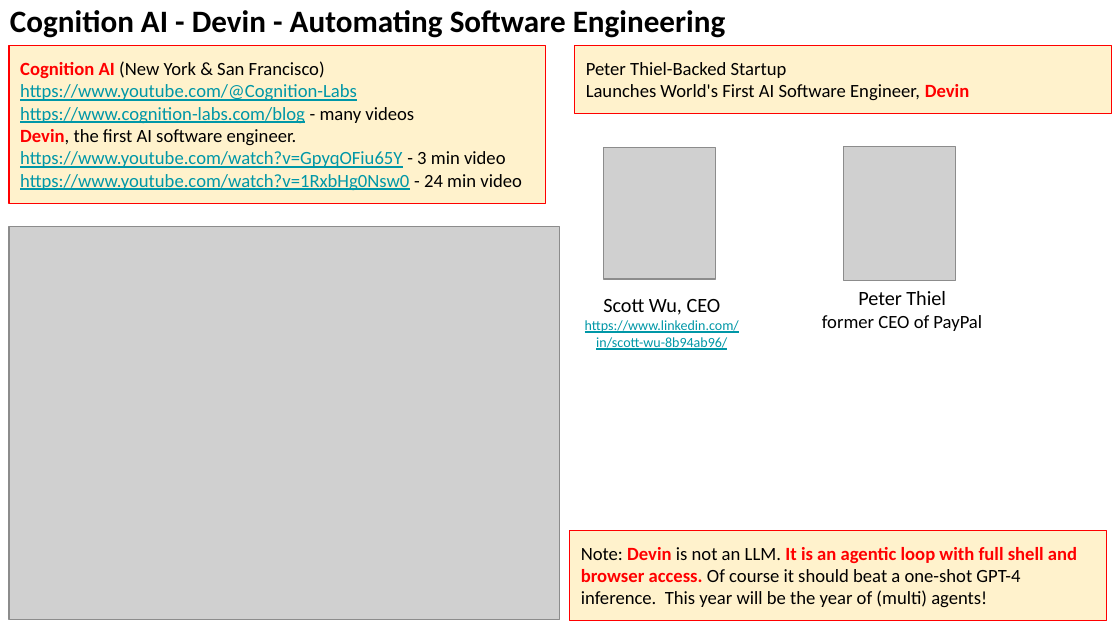
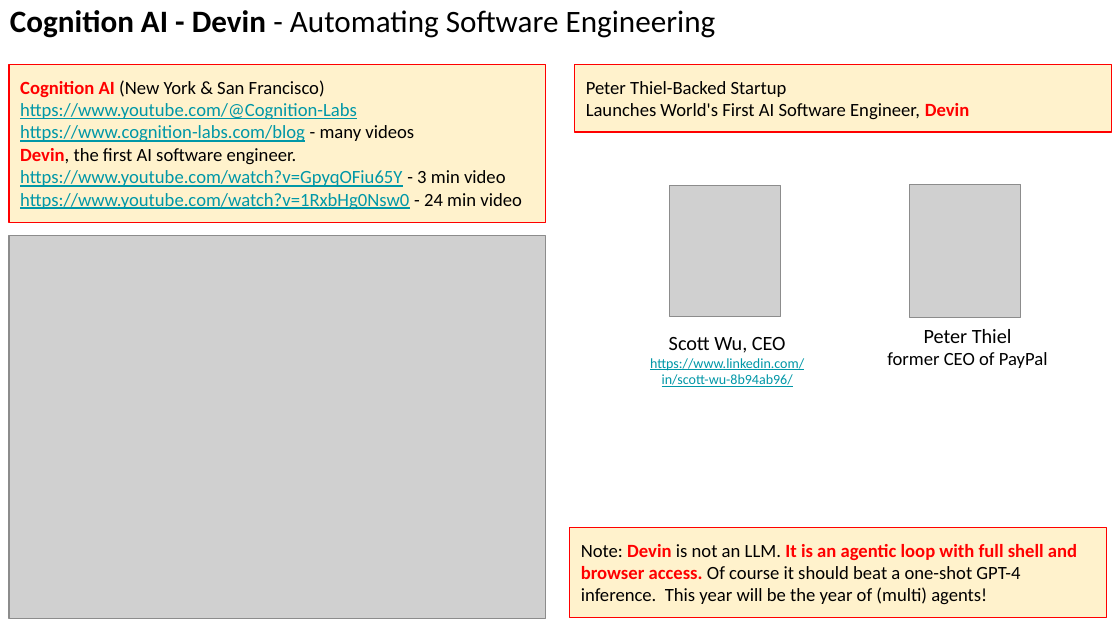
Before and after one commit to lselector/seminar, a slide deck: slide 2 of 2024/2024-03-15-AI-Updates.pptx. Drawn at 1120x630 pixels with LibreOffice and Linux fonts; fonts in the diff are those of the drawing; grey boxes stand for pictures. Boxes give left, top, right and bottom in pixels: in the first picture for what was removed or moved away, otherwise in the second. Text is boxed around its words. In the diff, an @@ line names an element or a change of style, - is before the commit and + after.

```diff
--- a/2024/2024-03-15-AI-Updates.pptx
+++ b/2024/2024-03-15-AI-Updates.pptx
@@ text "Cognition AI - Devin - ..." at (x1=10, y1=10, x2=716, y2=38): bold off in "- Automating Software Engineering" @@
@@ rectangle "Cognition AI (New York & ..." moved from (x1=9, y1=46, x2=545, y2=204) to (x1=9, y1=64, x2=545, y2=222) @@
@@ rectangle "Peter Thiel-Backed Startup" moved from (x1=575, y1=46, x2=1111, y2=114) to (x1=575, y1=64, x2=1111, y2=132) @@
@@ picture resized from (x1=9, y1=226, x2=559, y2=619) to (x1=9, y1=236, x2=545, y2=619) @@
@@ text "Scott Wu, CEO" moved from (x1=585, y1=299, x2=739, y2=350) to (x1=650, y1=337, x2=804, y2=387) @@
@@ 2 pictures, 1 text moved together from (x1=604, y1=147, x2=982, y2=331) to (x1=669, y1=184, x2=1048, y2=368) @@
```
Also in this commit, not shown: 10 other slides changed, 1 slide added.
